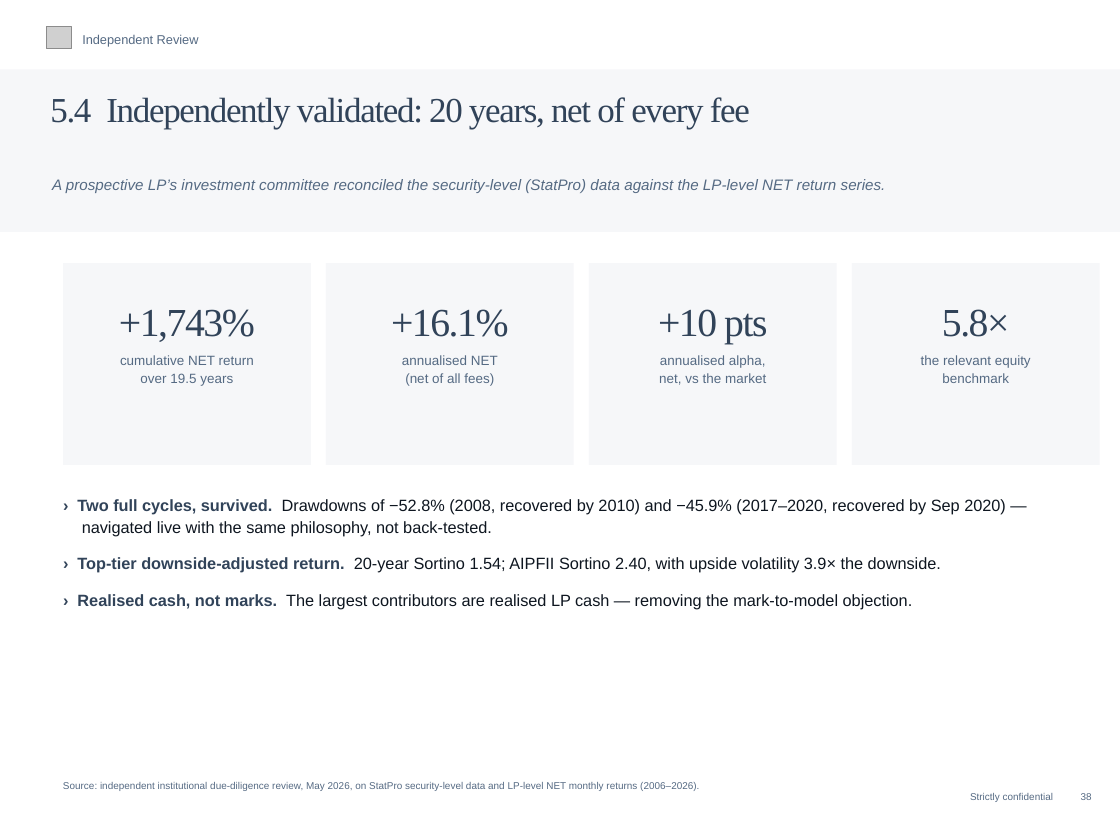
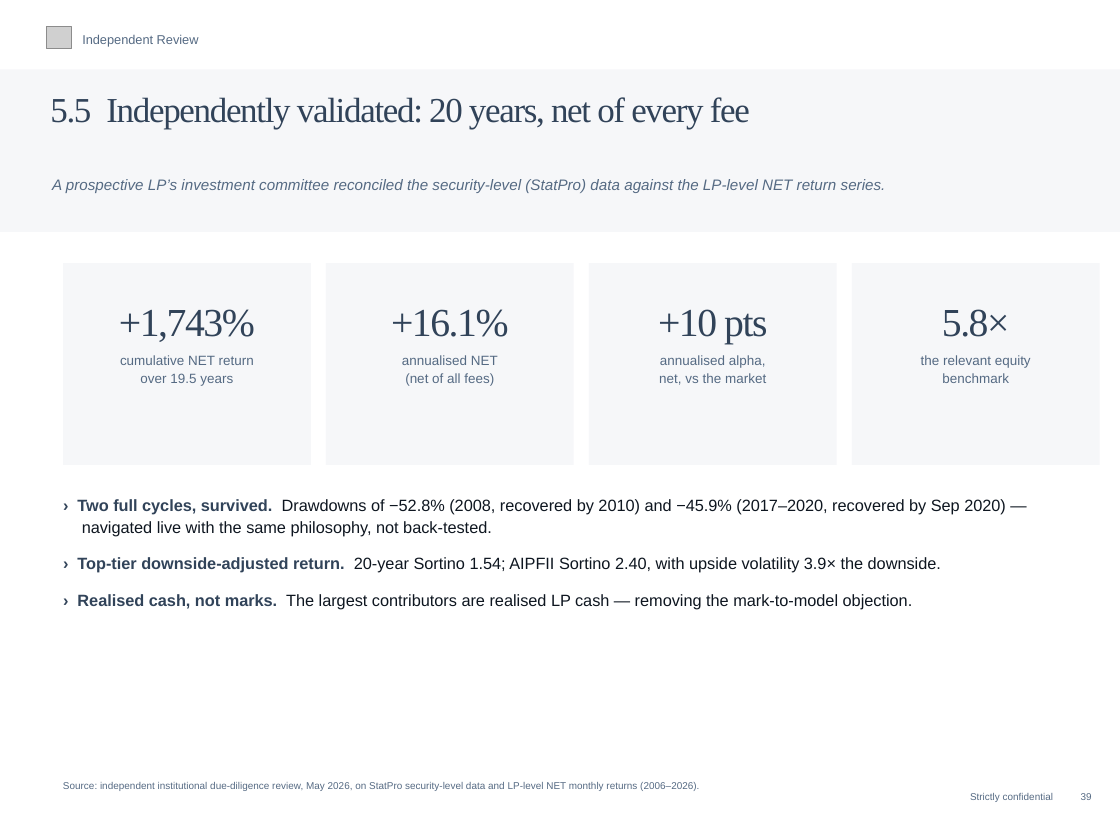
Before and after one commit to charette-lab/Claude, a slide deck: slide 42 of Athanase_Engaged_Ownership_Allocator_Deck.pptx (slide 41 before the commit). Drawn at 1120x840 pixels with LibreOffice and Linux fonts; fonts in the diff are those of the drawing; grey boxes stand for pictures. Boxes give left, top, right and bottom in pixels: in the first picture for what was removed or moved away, otherwise in the second. Text is boxed around its words. In the diff, an @@ line names an element or a change of style, - is before the commit and + after.

```diff
--- a/Athanase_Engaged_Ownership_Allocator_Deck.pptx
+++ b/Athanase_Engaged_Ownership_Allocator_Deck.pptx
@@ text at [50,97,750,129]: text changed @@
-5.4 Independently validated: 20 years, net of every fee
+5.5 Independently validated: 20 years, net of every fee
```
Also in this commit, not shown: 21 other slides changed, 1 slide added, 1 other file.
